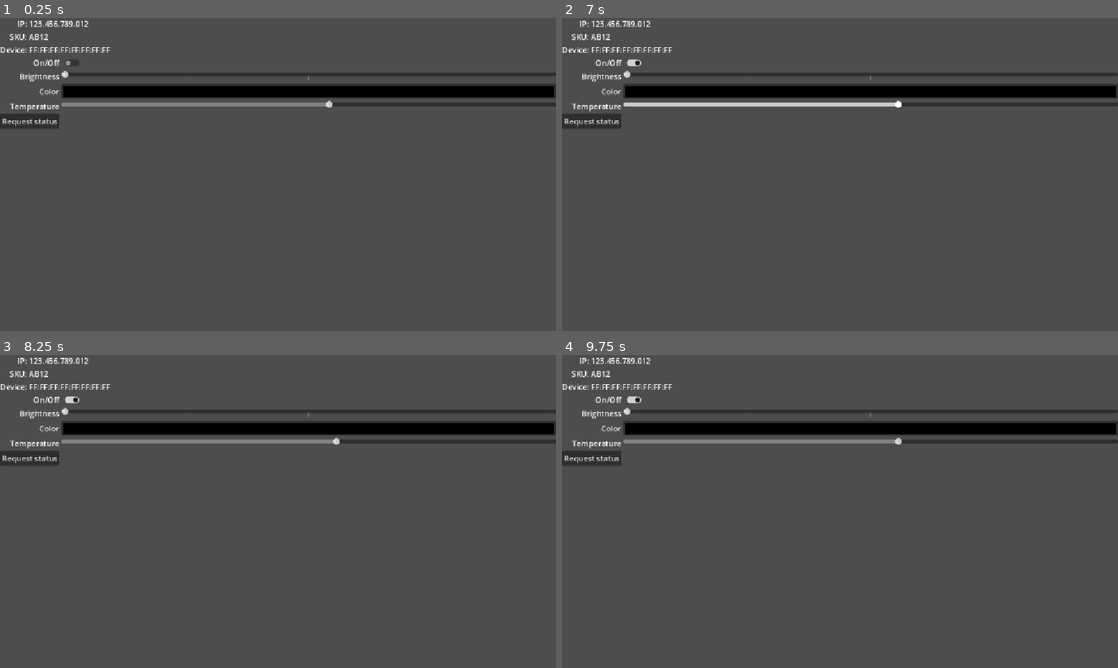
Above: before the commit, frames 1-4 (two rows, left to right).
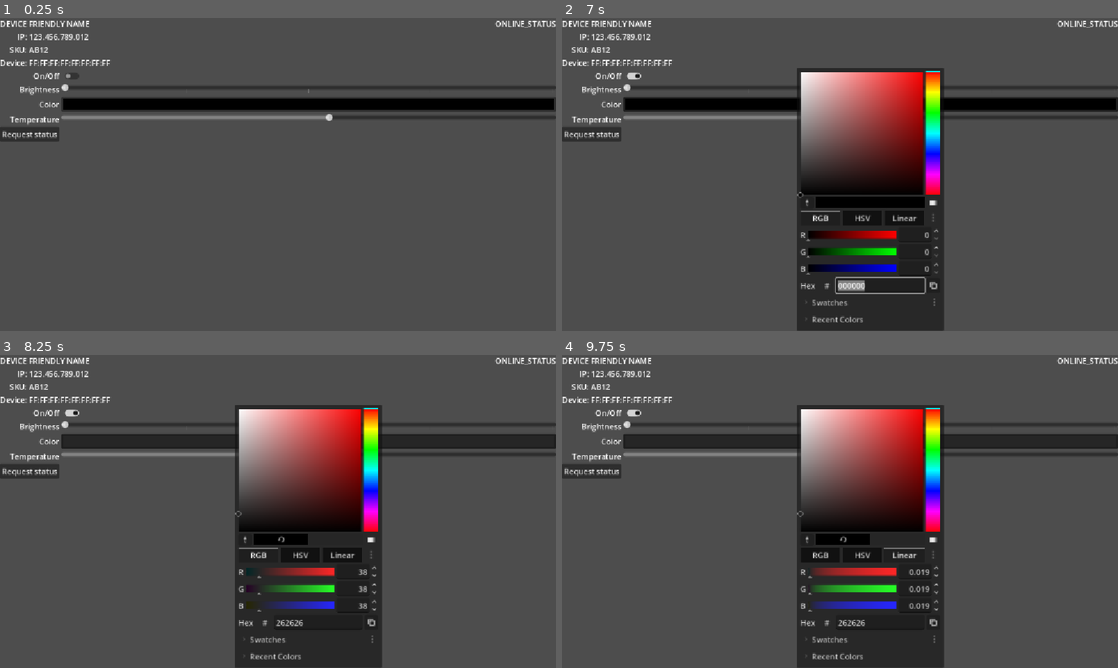
Above: after the commit, the same moments.

Repository: thelvm/govee-custom-controller
Game: Godot game, scene res://scenes/device_view.tscn
Two runs of this game, one before a commit and one after it. Both use one fixed random seed, a clock stepped at 60 frames per second and the inputs below. This scene is started directly instead of the project's main scene.
Inputs (mouse positions are in pixels of both pictures, inside the frame that each line leads up to; where the layout moved, square brackets give the same spot in the first picture):
- Up to frame 1 (0.25 s): no input
- Up to frame 2 (7 s): click "Request status" at 0.5 s; click (634, 77) [634, 61] at 1.25 s; click (634, 77) [634, 61] at 2 s; click "Request status" at 2.75 s; click (634, 77) [634, 61] at 3.5 s; click "Request status" at 4.25 s; tap Enter at 5, 6.5 s; move the mouse to (962, 158) at 5.02 s; click (962, 158) at 5.17 s; tap Space at 5.75 s; move the mouse to (728, 190) at 5.77 s; click (728, 190) at 5.92 s; move the mouse to (895, 105) at 6.52 s; click (895, 105) at 6.67 s
- Up to frame 3 (8.25 s): click (244, 539) at 7.27 s; click (255, 555) at 8 s, where only the run after the commit has a clickable "RGB"
- Up to frame 4 (9.75 s): click (862, 555) at 8.75 s, where only the run after the commit has a clickable "HSV"; click (906, 555) at 9.5 s, where only the run after the commit has a clickable "Linear"

The runs differ from the first frame. In frame 1, 11% of the frame differs, in the area x 0-100%, y 0-40%; in frame 2, 29%, in the area x 0-100%, y 0-100%; in frame 3, 29%; in frame 4, 29%.
Error before the commit: Invalid call. Nonexistent function 'request_device_status' in base 'Nil'. (res://scenes/device_view.gd:61)
Error after the commit: Invalid call. Nonexistent function 'request_device_status' in base 'Nil'. (res://scenes/device_view.gd:67)

Commit message:
Known devices are now saved in user directory

Diff:
--- a/project.godot
+++ b/project.godot
@@ -15,8 +15,10 @@
 [application]
 
 config/name="Govee Custom Controller"
-config/version="0.1.0"
+config/version="0.2"
 run/main_scene="uid://mrkqbib1mkok"
+config/use_custom_user_dir=true
+config/custom_user_dir_name="Govee Custom Controller"
 config/features=PackedStringArray("4.8", "GL Compatibility")
 run/low_processor_mode=true
 run/delta_smoothing=false
--- a/scenes/device_view.gd
+++ b/scenes/device_view.gd
@@ -4,10 +4,14 @@
 
 var govee_device: GoveeDevice: set = _set_govee_device
 
+@onready var device_friendly_label: Label = %DeviceFriendlyLabel
+@onready var device_friendly_edit: LineEdit = %DeviceFriendlyEdit
+
 @onready var ip_value: Label = %IpValue
 @onready var sku_value: Label = %SkuValue
 @onready var device_value: Label = %DeviceValue
 
+@onready var online_status_label: Label = %OnlineStatusLabel
 @onready var on_off_button: CheckButton = %OnOffButton
 @onready var brightness_slider: HSlider = %BrightnessSlider
 @onready var color_picker_button: ColorPickerButton = %ColorPickerButton
@@ -17,10 +21,12 @@
 func _ready() -> void:
 	update_device_details()
 	update_values_from_device_status()
+	request_device_status()
 
 
 func update_device_details():
-	if ip_value and sku_value and device_value and govee_device:
+	if ip_value and sku_value and device_value and govee_device and device_friendly_label:
+		device_friendly_label.text = govee_device.friendly
 		ip_value.text = govee_device.ip
 		sku_value.text = govee_device.sku
 		device_value.text = govee_device.device
@@ -64,14 +70,32 @@
 func update_values_from_device_status():
 	if not govee_device:
 		return
+	if online_status_label:
+		online_status_label.text = "Online" if govee_device.is_online else "Offline"
 	if on_off_button:
-		on_off_button.set_pressed_no_signal(govee_device.device_status.on_off)
+		if govee_device.is_online:
+			on_off_button.disabled = false
+			on_off_button.set_pressed_no_signal(govee_device.device_status.on_off)
+		else:
+			on_off_button.disabled = true
 	if brightness_slider:
-		brightness_slider.set_value_no_signal(govee_device.device_status.brighness)
+		if govee_device.is_online:
+			brightness_slider.editable = true
+			brightness_slider.set_value_no_signal(govee_device.device_status.brightness)
+		else:
+			brightness_slider.editable = false
 	if color_picker_button:
-		color_picker_button.color = govee_device.device_status.color
+		if govee_device.is_online:
+			color_picker_button.disabled = false
+			color_picker_button.color = govee_device.device_status.color
+		else:
+			color_picker_button.disabled = true
 	if temperature_slider:
-		temperature_slider.set_value_no_signal(govee_device.device_status.temperature)
+		if govee_device.is_online:
+			temperature_slider.editable = true
+			temperature_slider.set_value_no_signal(govee_device.device_status.temperature)
+		else:
+			temperature_slider.editable = false
 
 
 func _set_govee_device(new_govee_device: GoveeDevice):
@@ -79,3 +103,21 @@
 	update_device_details()
 	update_values_from_device_status()
 	govee_device.device_status_updated.connect(update_values_from_device_status)
+
+
+func _on_device_friendly_label_gui_input(event: InputEvent) -> void:
+	if event is InputEventMouseButton:
+		if event.button_index == MouseButton.MOUSE_BUTTON_LEFT and event.double_click:
+			device_friendly_label.visible = false
+			device_friendly_edit.visible = true
+			device_friendly_edit.text = device_friendly_label.text
+			device_friendly_edit.edit()
+			device_friendly_edit.caret_column = device_friendly_edit.text.length()
+
+
+func _on_device_friendly_edit_editing_toggled(toggled_on: bool) -> void:
+	if not toggled_on:
+		device_friendly_label.text = device_friendly_edit.text
+		device_friendly_label.visible = true
+		device_friendly_edit.visible = false
+		govee_device.update_friendly(device_friendly_edit.text)
--- a/scenes/device_view.tscn
+++ b/scenes/device_view.tscn
@@ -10,6 +10,30 @@
 grow_vertical = 2
 vertical = true
 script = ExtResource("1_px3n8")
+
+[node name="HBoxContainer" type="HBoxContainer" parent="." unique_id=511298160]
+layout_mode = 2
+
+[node name="DeviceFriendlyLabel" type="Label" parent="HBoxContainer" unique_id=94083699]
+unique_name_in_owner = true
+layout_mode = 2
+size_flags_horizontal = 3
+mouse_filter = 0
+text = "DEVICE FRIENDLY NAME"
+
+[node name="DeviceFriendlyEdit" type="LineEdit" parent="HBoxContainer" unique_id=2064598526]
+unique_name_in_owner = true
+visible = false
+layout_mode = 2
+size_flags_horizontal = 3
+flat = true
+
+[node name="OnlineStatusLabel" type="Label" parent="HBoxContainer" unique_id=729360856]
+unique_name_in_owner = true
+layout_mode = 2
+size_flags_horizontal = 8
+text = "ONLINE_STATUS"
+horizontal_alignment = 2
 
 [node name="DeviceInfo" type="BoxContainer" parent="." unique_id=524145780]
 layout_mode = 2
@@ -113,6 +137,8 @@
 layout_mode = 2
 text = "Request status"
 
+[connection signal="gui_input" from="HBoxContainer/DeviceFriendlyLabel" to="." method="_on_device_friendly_label_gui_input"]
+[connection signal="editing_toggled" from="HBoxContainer/DeviceFriendlyEdit" to="." method="_on_device_friendly_edit_editing_toggled"]
 [connection signal="toggled" from="DeviceControls/OnOffButton" to="." method="set_power"]
 [connection signal="drag_ended" from="DeviceControls/BrightnessSlider" to="." method="handle_brightness_slider"]
 [connection signal="color_changed" from="DeviceControls/ColorPickerButton" to="." method="set_color"]
--- a/scenes/main.gd
+++ b/scenes/main.gd
@@ -6,7 +6,13 @@
 const DEVICE_VIEW = preload("uid://fj80gipotni7")
 
 
+func _ready() -> void:
+	update_device_views()
+
+
 func update_device_views():
+	if not devices_container:
+		return
 	for child in devices_container.get_children():
 		child.queue_free()
 	for device in govee_connector.devices:
--- a/scenes/main.tscn
+++ b/scenes/main.tscn
@@ -39,5 +39,6 @@
 [connection signal="pressed" from="ScanButton" to="GoveeConnector" method="scan_available_devices"]
 [connection signal="pressed" from="ScanButton" to="ScanTimeout" method="start"]
 [connection signal="pressed" from="ScanButton" to="ScanButton" method="set_disabled" binds= [true]]
+[connection signal="timeout" from="ScanTimeout" to="GoveeConnector" method="save_devices"]
 [connection signal="timeout" from="ScanTimeout" to="ScanButton" method="set_disabled" binds= [false]]
 [connection signal="timeout" from="InitialScanDelayTimer" to="GoveeConnector" method="scan_available_devices"]
--- a/scripts/device_status.gd
+++ b/scripts/device_status.gd
@@ -3,7 +3,7 @@
 
 
 var on_off: bool = false
-var brighness: float = 0
+var brightness: float = 0
 var color: Color = Color.BLACK
 var temperature: int = 0
 
@@ -19,7 +19,7 @@
 	else:
 		new_device_status.on_off = true
 
-	new_device_status.brighness = int(data["brightness"])
+	new_device_status.brightness = int(data["brightness"])
 
 	new_device_status.color.r8 = int(data["color"]["r"])
 	new_device_status.color.g8 = int(data["color"]["g"])
@@ -28,3 +28,16 @@
 	new_device_status.temperature = int(data["colorTemInKelvin"])
 
 	return new_device_status
+
+
+func to_dict() -> Dictionary:
+	return {
+		"onOff": on_off,
+		"brightness": brightness,
+		"color": {
+			"r": color.r,
+			"g": color.g,
+			"b": color.b
+		},
+		"temperature": temperature
+	}
--- a/scripts/govee_connector.gd
+++ b/scripts/govee_connector.gd
@@ -2,7 +2,7 @@
 extends Node
 
 signal devices_changed
-signal device_status_received()
+signal device_status_received
 
 var valid_addresses: Array[String]
 
@@ -16,6 +16,7 @@
 	configure_valid_addresses()
 	setup_scanners()
 	setup_listener()
+	load_known_devices()
 
 
 func _process(_delta: float) -> void:
@@ -47,6 +48,23 @@
 		scanner.bind(0, valid_address)
 		scanner.set_dest_address("239.255.255.250", 4001)
 		scanners.append(scanner)
+
+
+func load_known_devices() -> void:
+	if not FileAccess.file_exists("user://devices.json"):
+		return
+
+	print("Loading known devices")
+	var devices_file := FileAccess.open("user://devices.json", FileAccess.READ)
+	var devices_object := JSON.parse_string(devices_file.get_as_text()) as Dictionary
+	if not devices_object:
+		print("Error loading known devices")
+		return
+
+	for device_data in devices_object["devices"]:
+		devices.append(GoveeDevice.from_device_data(device_data))
+
+	devices_changed.emit()
 
 
 func scan_available_devices() -> void:
@@ -87,16 +105,37 @@
 func process_scan_response(response: Dictionary) -> void:
 	var device_already_mapped := false
 
+	var device_view_requires_update := false
 	for device in devices:
 		if device.device == response["msg"]["data"]["device"]:
 			print("Device " + response["msg"]["data"]["device"] + " already mapped. Updating details")
 			device.ip = response["msg"]["data"]["ip"]
 			device.sku = response["msg"]["data"]["sku"]
 			device_already_mapped = true
+			device_view_requires_update = true
 			break
 
 	if not device_already_mapped:
 		print("New device detected. Adding " + response["msg"]["data"]["device"])
 		var new_device = GoveeDevice.from_scan_response(response)
+		new_device.device_info_updated.connect(save_devices)
 		devices.append(new_device)
+		device_view_requires_update = true
+
+	if device_view_requires_update:
 		devices_changed.emit()
+
+
+func save_devices() -> void:
+	var data := {
+		"version": 1
+	}
+
+	var devices_array := []
+	for device in devices:
+		devices_array.append(device.to_dict())
+
+	data["devices"] = devices_array
+
+	var devices_file := FileAccess.open("user://devices.json", FileAccess.WRITE)
+	devices_file.store_string(JSON.stringify(data))
--- a/scripts/govee_device.gd
+++ b/scripts/govee_device.gd
@@ -2,14 +2,17 @@
 extends RefCounted
 
 signal device_status_updated
+signal device_info_updated
 
-@export_storage var friendly: String = ""
-@export_storage var device: String = ""
-@export_storage var ip: String = "" : set = _set_ip
-@export_storage var sku: String = ""
+var friendly: String = ""
+var device: String = ""
+var ip: String = "" : set = _set_ip
+var sku: String = ""
+
+var is_online: bool = false
+var device_status := DeviceStatus.new()
 
 var command_sender := PacketPeerUDP.new()
-var device_status := DeviceStatus.new()
 
 ## Creates a new [GoveeDevice] from a scan response packet
 static func from_scan_response(scan_response: Variant) -> GoveeDevice:
@@ -21,10 +24,18 @@
 	return new_device
 
 
+static func from_device_data(device_data: Dictionary) -> GoveeDevice:
+	var new_device = GoveeDevice.new()
+	new_device.friendly = device_data["friendly"]
+	new_device.device = device_data["device"]
+	new_device.ip = device_data["ip"]
+	new_device.sku = device_data["sku"]
+	return new_device
+
+
 func _set_ip(new_ip: String) -> void:
 	ip = new_ip
 	command_sender.set_dest_address(ip, 4003)
-	request_device_status()
 
 
 func turn_on() -> void:
@@ -117,7 +128,32 @@
 
 	var command_string := JSON.stringify(command)
 	command_sender.put_packet(command_string.to_ascii_buffer())
+	is_online = false
+	device_status_updated.emit()
+
 
 func update_device_status_from_response(response) -> void:
 	device_status = DeviceStatus.from_device_status_response(response)
+	is_online = true
 	device_status_updated.emit()
+
+
+func to_dict(include_device_status := false, only_device := false) -> Dictionary:
+	var data := {
+		"device": device
+	}
+
+	if not only_device:
+		data["friendly"] = friendly
+		data["sku"] = sku
+		data["ip"] = ip
+
+	if include_device_status:
+		data["device_status"] = device_status.to_dict()
+
+	return data
+
+
+func update_friendly(new_friendly: String) -> void:
+	friendly = new_friendly
+	device_info_updated.emit()
Not shown, changed: export_presets.cfg
